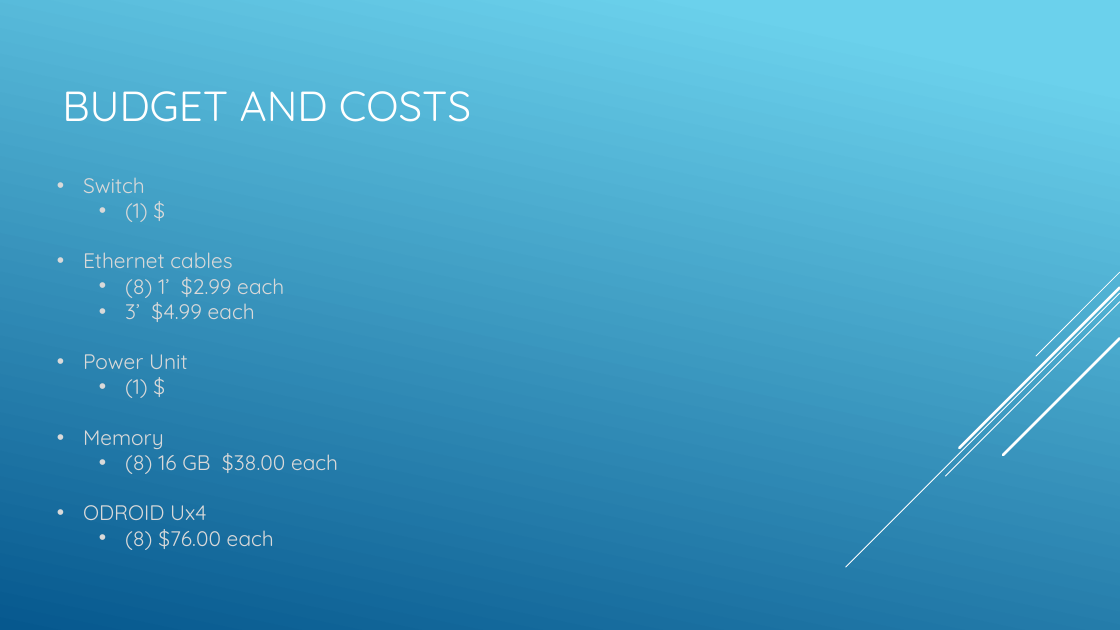
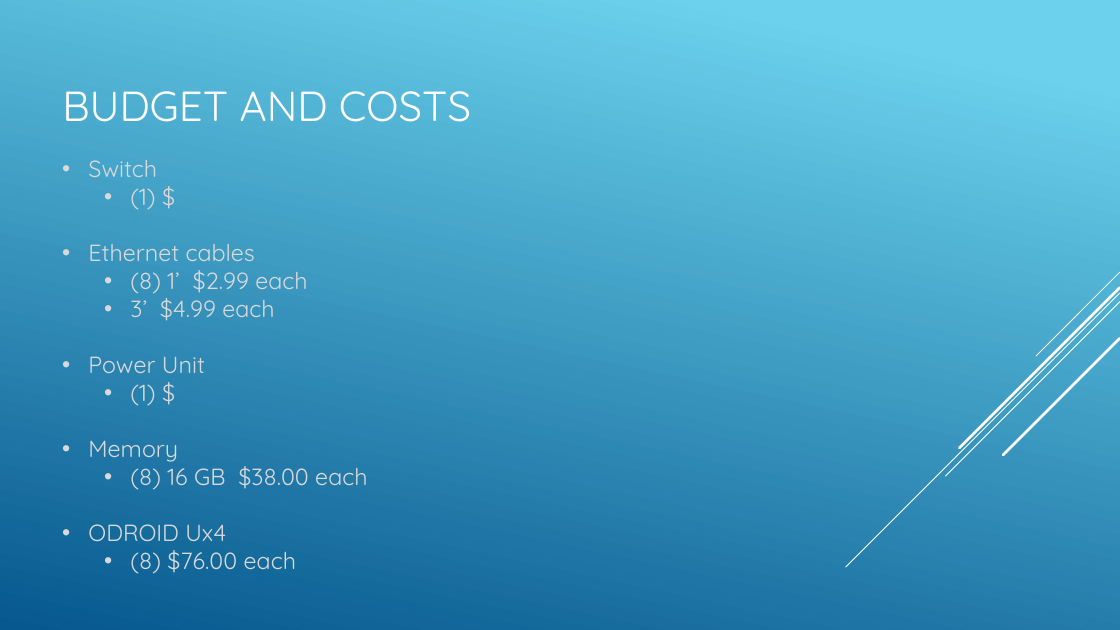
Before and after one commit to SDSMT-CSC464-F15/arm, a slide deck: slide 11 of Documents/ClientPresent2.pptx. Drawn at 1120x630 pixels with LibreOffice and Linux fonts; fonts in the diff are those of the drawing. Boxes give left, top, right and bottom in pixels: in the first picture for what was removed or moved away, otherwise in the second. Text is boxed around its words. In the diff, an @@ line names an element or a change of style, - is before the commit and + after.

Commit message:
Completed Sprint 3 report. Edited some formatting on the client presentation powerpoint

```diff
--- a/Documents/ClientPresent2.pptx
+++ b/Documents/ClientPresent2.pptx
@@ text "Switch": place and size @@
-text "Switch" at <box>83,178,338,550</box>
+text "Switch" at <box>88,160,367,574</box>
@@ text "Switch" at <box>88,160,367,574</box>: size 18 to 20 pt @@
```
Also in this commit, not shown: 10 other slides changed, 4 other files.
